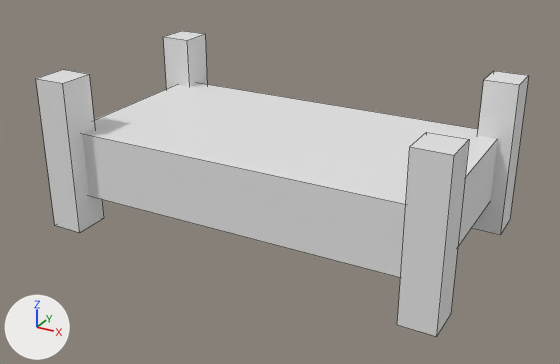
One commit to the FBX model ArtAssets/Environment/SM_Bed.fbx: the scene before it, then after it.
Both versions are drawn from a camera (50 mm lens) standing at (2.06, -3.8, 2.17) and looking at (0.02, -0.09, 0.32). Every picture has the same lights, and +X, +Y and +Z are marked at lower left. The older version comes first. Mesh edges are drawn as thin lines. Where no turn or scale is listed for an object, it has been applied to the vertices.

The first picture shows 'SM_Bed'.
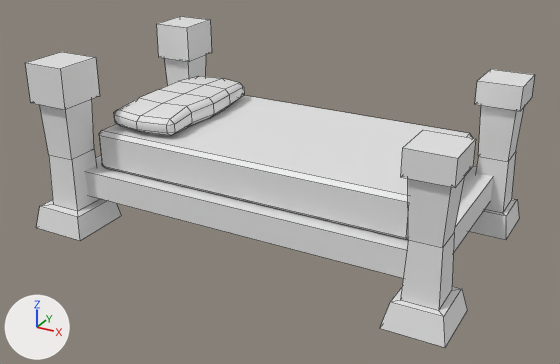
Pixel boxes (x1, y1, x2, y2) of what changed, in the pictures (560 x 364 px; the box of a moved part takes in the faces that stretch with it):
'SM_Bed', reshaped (9% taller)
    before: (36, 31, 529, 336)
    after: (25, 16, 535, 348)
part 1 of me_mesh, rebuilt
    before: (163, 31, 207, 89)
    after: (157, 16, 212, 85)
part 2 of me_mesh, rebuilt (41% wider, 17% taller)
    before: (36, 70, 104, 232)
    after: (25, 52, 121, 241)
part 3 of me_mesh, rebuilt (33% wider, 7% taller)
    before: (397, 132, 469, 336)
    after: (380, 130, 476, 348)
part 4 of me_mesh, rebuilt
    before: (472, 71, 529, 235)
    after: (469, 69, 535, 240)
part 5 of me_mesh, added
    after: (114, 76, 244, 136)
part 6 of me_mesh, added
    after: (99, 95, 473, 240)
part 7 of me_mesh, moved or reshaped
    before: (82, 83, 498, 277)
    after: (85, 155, 494, 278)

What the commit changed:
me_mesh is used by ob_sm_bed; location (0.0, 0.0, 0.0).
me_mesh had 40 vertices, 30 faces and spanned x -1.22..1.22, y -0.71..0.71, z -0.01..0.93.
me_mesh now has 206 vertices, 196 faces and spans x -1.3..1.28, y -0.79..0.77, z -0.01..1.03.
me_mesh part 1: the loose piece of 8 vertices spanning x -1.22..-1.02, y 0.49..0.71, z -0.01..0.93 is rebuilt with 28 vertices and now spans x -1.28..-0.96, y 0.43..0.77, z -0.01..1.02.
me_mesh part 2: the loose piece of 8 vertices spanning x -1.22..-1.02, y -0.71..-0.49, z 0.0..0.93 is rebuilt with 28 vertices and now spans x -1.3..-0.95, y -0.79..-0.41, z 0.0..1.03.
me_mesh part 3: the loose piece of 8 vertices spanning x 1.02..1.22, y -0.71..-0.49, z 0.0..0.93 is rebuilt with 28 vertices and now spans x 0.95..1.28, y -0.78..-0.42, z 0.0..0.93.
me_mesh part 4: the loose piece of 8 vertices spanning x 1.02..1.22, y 0.49..0.71, z 0.0..0.93 is rebuilt with 28 vertices and now spans x 0.97..1.27, y 0.44..0.76, z 0.0..0.93.
me_mesh part 5: a new loose piece of 62 vertices spanning x -0.93..-0.49, y -0.48..0.47, z 0.6..0.73, in mat_openpbr_shader1 (white #e7e7e7).
me_mesh part 6: a new loose piece of 24 vertices spanning x -0.98..0.99, y -0.52..0.52, z 0.36..0.6, in mat_openpbr_shader1 (white #e7e7e7).
Part 7, on me_mesh:
4 vertices are removed from x -1.13..1.13, y -0.6..0.6, z 0.6.
5 faces are deleted.
4 vertices are added at (-1.13, -0.6, 0.36), (-1.13, 0.6, 0.36), (1.13, 0.6, 0.36), (1.13, -0.6, 0.36).
5 new faces join them.
